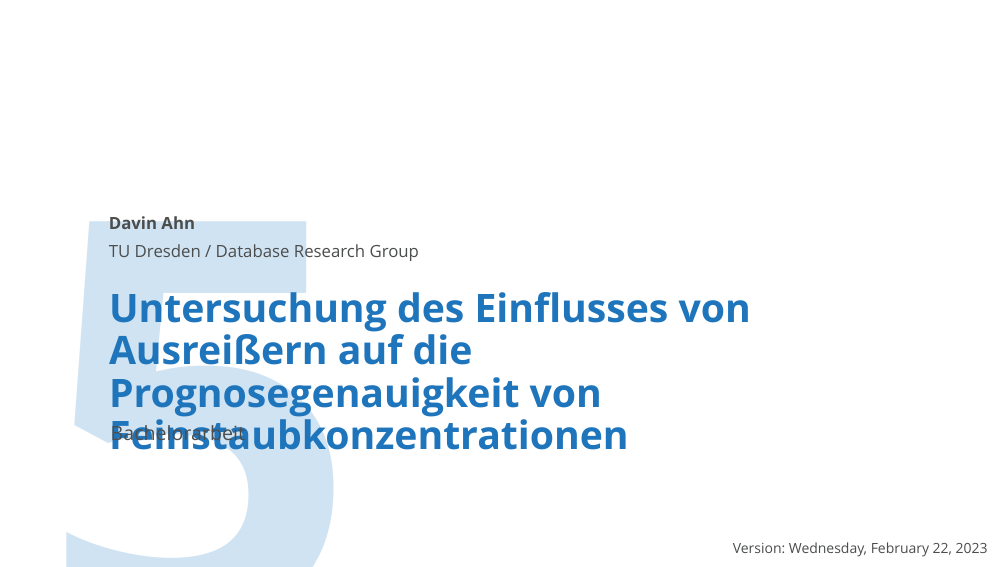
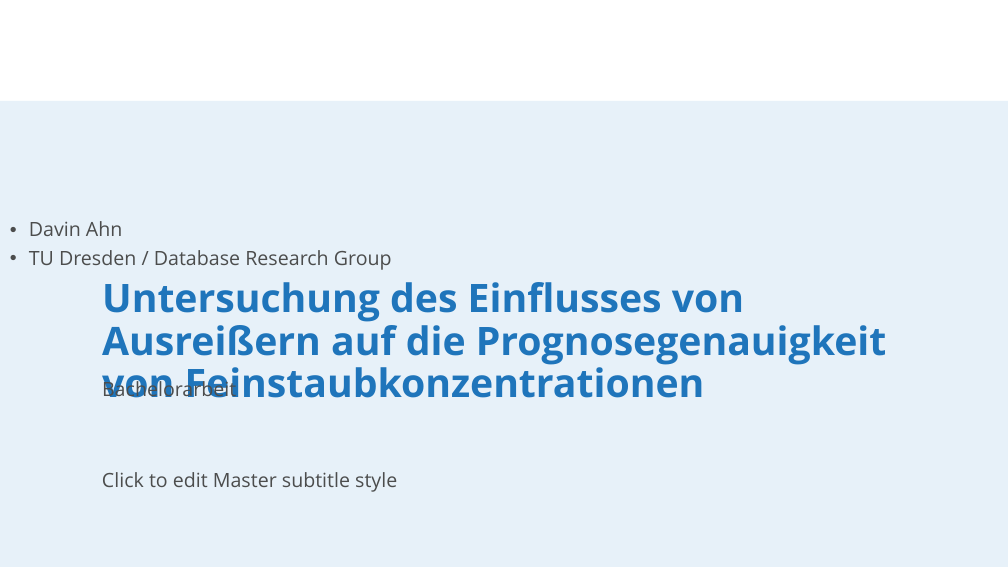
Before and after one commit to ahndavin/Abschlussarbeit_Bachelor, a slide deck: slide 1 of Kolloquium/Kolloquium.pptx. Drawn at 1008x567 pixels with LibreOffice and Linux fonts; fonts in the diff are those of the drawing; background and template pictures are left out. Boxes give left, top, right and bottom in pixels: in the first picture for what was removed or moved away, otherwise in the second. Text is boxed around its words. In the diff, an @@ line names an element or a change of style, - is before the commit and + after.

```diff
--- a/Kolloquium/Kolloquium.pptx
+++ b/Kolloquium/Kolloquium.pptx
@@ text removed at [39, 61, 818, 567] @@
-5
@@ rectangle added at [0, 101, 1008, 566], fill #E7F1F9 @@
@@ text "Davin Ahn": place and size @@
-text "Davin Ahn" at [109, 214, 195, 229]
+text "Davin Ahn" at [29, 221, 123, 236]
@@ text "Davin Ahn" at [29, 221, 123, 236]: size 12 to 14 pt, bold off @@
@@ text "TU Dresden / Database Research ...": place and size @@
-text "TU Dresden / Database Research ..." at [109, 242, 419, 263]
+text "TU Dresden / Database Research ..." at [29, 250, 392, 270]
@@ text "TU Dresden / Database Research ..." at [29, 250, 392, 270]: size 12 to 14 pt @@
@@ title "Untersuchung des Einflusses von Ausreißern ..." rewrapped from [109, 285, 751, 450] to [102, 282, 887, 398] @@
@@ subtitle "Bachelorarbeit" rewrapped from [111, 421, 245, 446] to [102, 378, 236, 397] @@
@@ text added at [102, 472, 397, 492], 14 pt, text #4C4D4D @@
+Click to edit Master subtitle style
@@ rectangle at [0, 522, 1008, 567]: fill #FFFFFF to #F9F9F9 @@
@@ text removed at [733, 542, 988, 557] @@
-Version: Wednesday, February 22, 2023
```
Also in this commit, not shown: 2 other slides changed, 1 slide removed, 3 other files.
